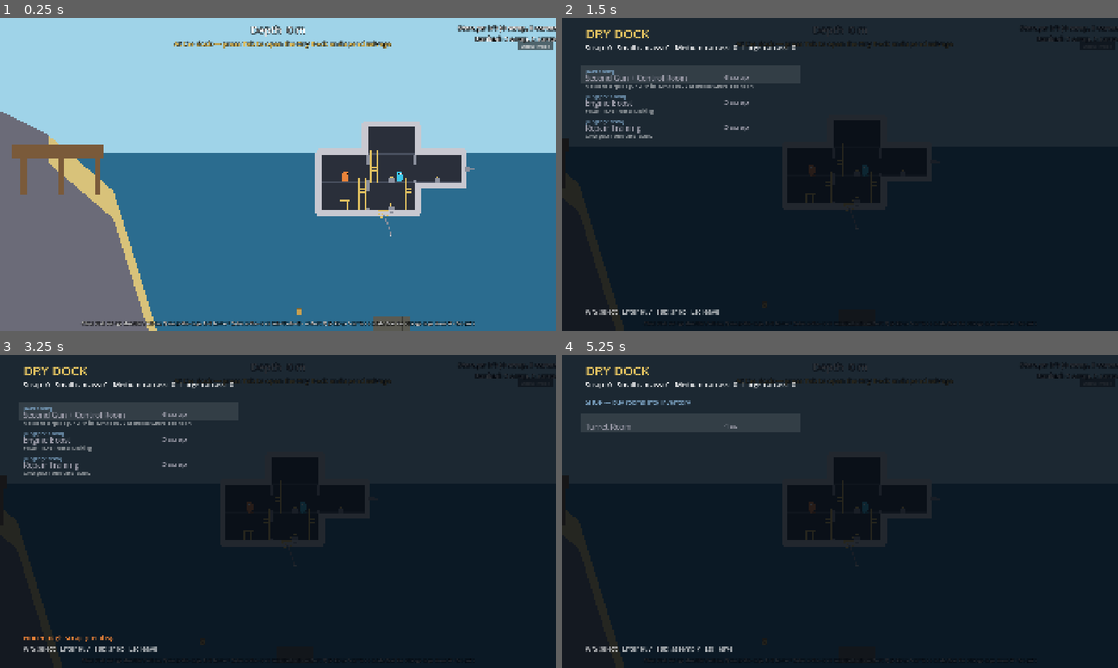
Above: before the commit, frames 1-4 (two rows, left to right).
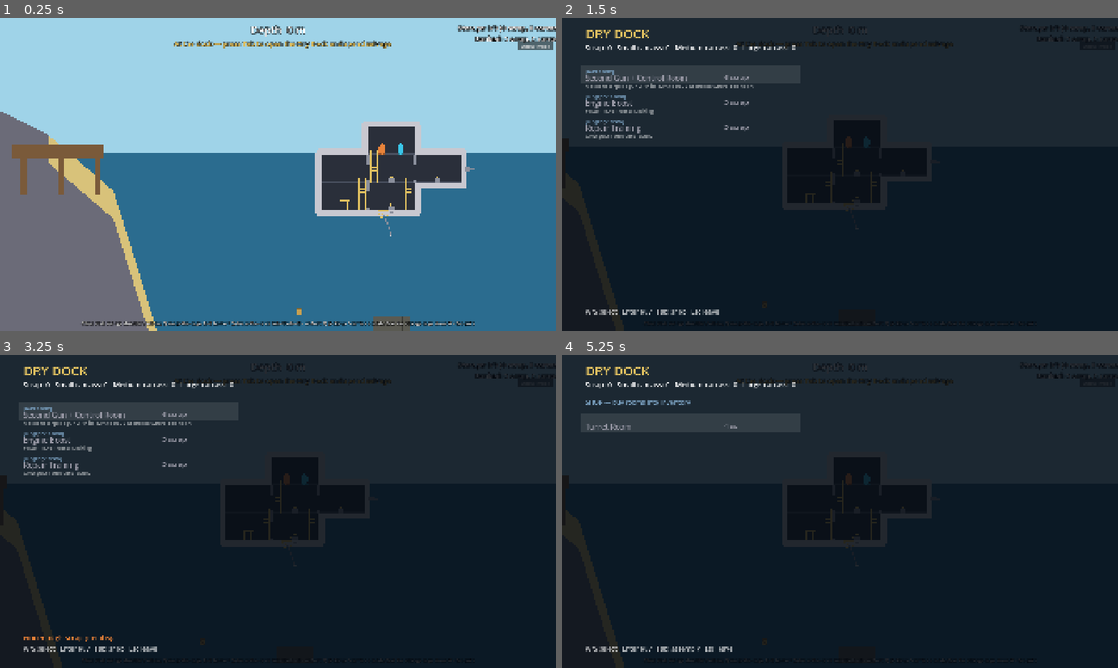
Above: after the commit, the same moments.

Repository: SnirNehemia/deeper
Game: Godot game, scene res://scenes/world.tscn
Same seed, same stepped clock (60 frames per second), same inputs: the game is played once before the commit and once after it.
Inputs:
- Up to frame 1 (0.25 s): no input
- Up to frame 2 (1.5 s): tap Enter at 0.5 s; hold D from 0.53 s (still down); tap Tab at 0.6 s; tap Space at 0.77, 1.25 s; tap E at 1.35 s
- Up to frame 3 (3.25 s): tap Space at 1.52, 2.75, 3.02 s; tap Enter at 2 s; release D at 2.03 s; hold A 2.03-2.78 s; tap Q at 2.1 s; hold D from 2.78 s (still down); tap Shift at 2.85 s
- Up to frame 4 (5.25 s): tap Enter at 3.5, 3.6 s; tap Space at 3.77, 4.25, 4.52 s; release D at 4.28 s; hold A 4.28-5.03 s; tap Keypad Enter at 4.35 s; hold D from 5.03 s (still down); tap Tab at 5.1 s

The runs differ from the first frame. In frame 1, 0.1% of the frame differs, in the area x 61-73%, y 40-53%; in frame 2, 0.1%; in frame 3, 0.1%; in frame 4, 0.1%.

Commit message:
Spawn both players in the conning tower (tower_seat_local), not the engine/middle rooms

Diff:
--- a/scenes/world.gd
+++ b/scenes/world.gd
@@ -9,8 +9,6 @@
 # Fresh-run spawn points: the sub floats at the dock; crew start in the
 # engine and middle rooms (local to the sub).
 const SUB_SPAWN := Vector2(45.0 * M, Sub.SURFACE_FLOAT_DEPTH)
-const P1_SPAWN := Vector2(-240, -60)
-const P2_SPAWN := Vector2(40, -60)
 
 ## Module B: how close to the dock spawn point the sub must be to bank
 ## on-board salvage into the persistent save.
@@ -91,13 +89,13 @@
 	var p1 := Crew.new()
 	p1.player_index = 0
 	p1.body_color = PlaceholderArt.CREW_P1_COLOR
-	p1.position = P1_SPAWN  # engine room
+	p1.position = _sub.tower_seat_local(0)  # conning tower, seat 1
 	_sub.add_child(p1)
 
 	var p2 := Crew.new()
 	p2.player_index = 1
 	p2.body_color = PlaceholderArt.CREW_P2_COLOR
-	p2.position = P2_SPAWN    # middle room
+	p2.position = _sub.tower_seat_local(1)  # conning tower, seat 2
 	_sub.add_child(p2)
 	_crew = [p1, p2]
 
@@ -146,8 +144,8 @@
 func reset_run() -> void:
 	_sub.reset_state()
 	_sub.global_position = SUB_SPAWN
-	_crew[0].reset_at(P1_SPAWN)
-	_crew[1].reset_at(P2_SPAWN)
+	_crew[0].reset_at(_sub.tower_seat_local(0))
+	_crew[1].reset_at(_sub.tower_seat_local(1))
 	get_tree().call_group("fish", "reset_fish")
 	get_tree().call_group("wreck", "reset_wreck")
 	get_tree().call_group("salvage_carcass", "queue_free")
--- a/scripts/sub/sub.gd
+++ b/scripts/sub/sub.gd
@@ -102,6 +102,9 @@
 var _claw_hatch: Vector2 = Vector2.ZERO
 var _storage_pen: Vector2 = Vector2.ZERO
 var _respawn_local: Vector2 = Vector2.ZERO
+## Crew start-of-run seats in the conning tower, one per potential player
+## (up to 4). Empty if there's no tower (shouldn't happen in a valid layout).
+var _tower_seats: Array[Vector2] = []
 
 func _ready() -> void:
 	collision_layer = Layers.SUB_HULL
@@ -253,6 +256,16 @@
 	if tower != null:
 		_respawn_local = Vector2(tower.rect.get_center().x,
 			tower.rect.position.y + tower.rect.size.y - crew_half)
+		# Crew start-of-run seats (up to 4 players), spread across the tower
+		# floor in sections 2/4/1/5 (s3 stays clear for the ladder/respawn
+		# center). ROOM_SYSTEM.md crew-start rework, 2026-06-14.
+		var tower_floor_y := tower.rect.position.y + tower.rect.size.y - crew_half
+		_tower_seats = [
+			Vector2(_section_x(tower, 2), tower_floor_y),
+			Vector2(_section_x(tower, 4), tower_floor_y),
+			Vector2(_section_x(tower, 1), tower_floor_y),
+			Vector2(_section_x(tower, 5), tower_floor_y),
+		]
 	elif helm != null:
 		_respawn_local = _helm_seat
 
@@ -274,6 +287,14 @@
 	return _claw_hatch
 ## A sub-local spot in the conning tower for a respawning crew member to stand.
 func respawn_local() -> Vector2:
+	return _respawn_local
+
+## Sub-local start-of-run seat in the conning tower for player `index`
+## (0-based, up to 4). Falls back to `respawn_local()` if there's no
+## dedicated seat for that index.
+func tower_seat_local(index: int) -> Vector2:
+	if index < _tower_seats.size():
+		return _tower_seats[index]
 	return _respawn_local
 
 func _physics_process(delta: float) -> void:
